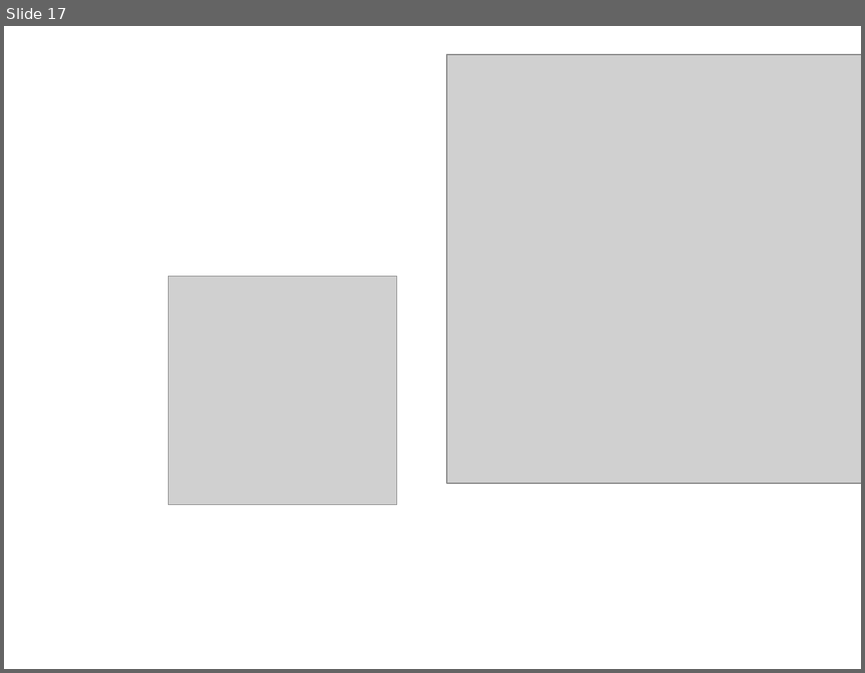
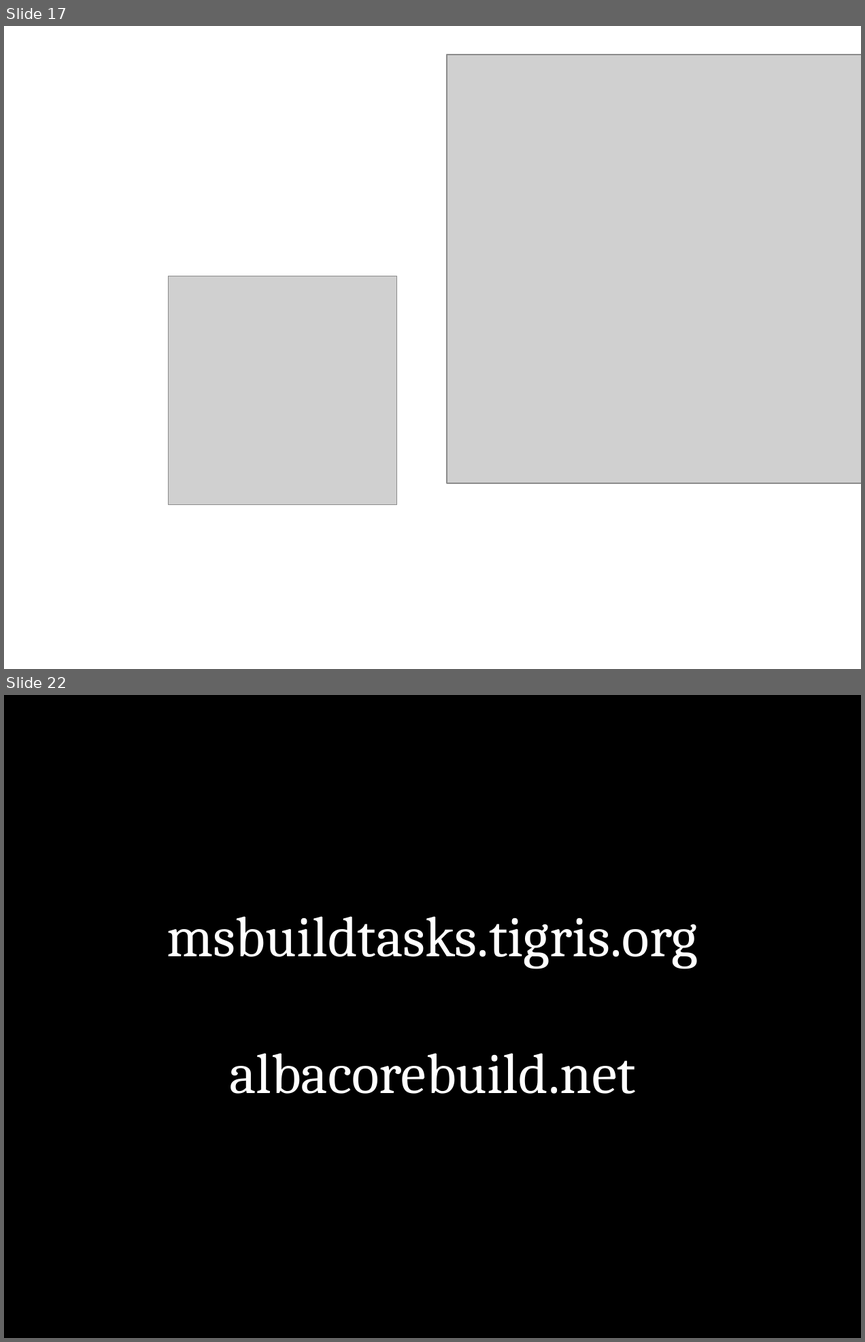
Before and after one commit to juanplopes/ci-alem-do-build, a slide deck: Presentation.pptx. Shown one above the other, each under a label of ours: slide 17 before the commit, slides 17 and 22 after it; the slides between them are not shown. The pictures are 865x673 and 865x1342 pixels, drawn with LibreOffice and Linux fonts; fonts in the diff are those of the drawing; grey boxes stand for pictures; background and template pictures are left out. Boxes give left, top, right and bottom in pixels: in the first picture for what was removed or moved away, otherwise in the second. Text is boxed around its words. In the diff, an @@ line names an element or a change of style, - is before the commit and + after.

```diff
--- a/Presentation.pptx
+++ b/Presentation.pptx
@@ slide 22 added at [4, 695, 861, 1338], background #000000 @@
@@ text added at [167, 916, 698, 1093], 48 pt, text #FFFFFF @@
+msbuildtasks.tigris.org
+albacorebuild.net
```
Also in this commit, not shown: 3 other slides added.
